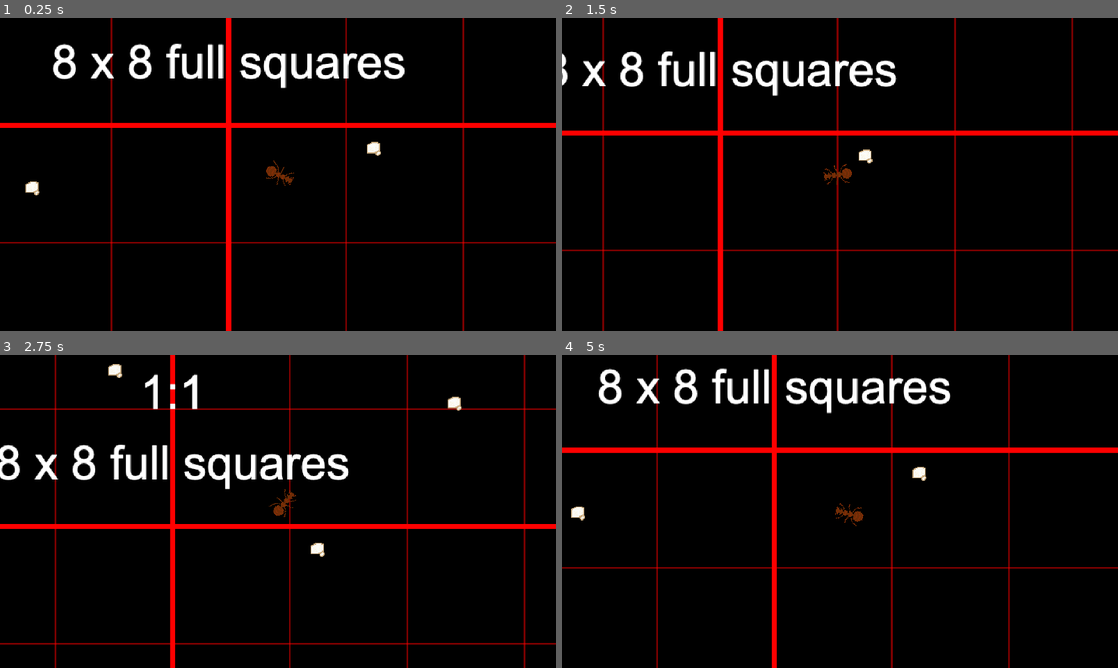
Above: before the commit, frames 1-4 (two rows, left to right).
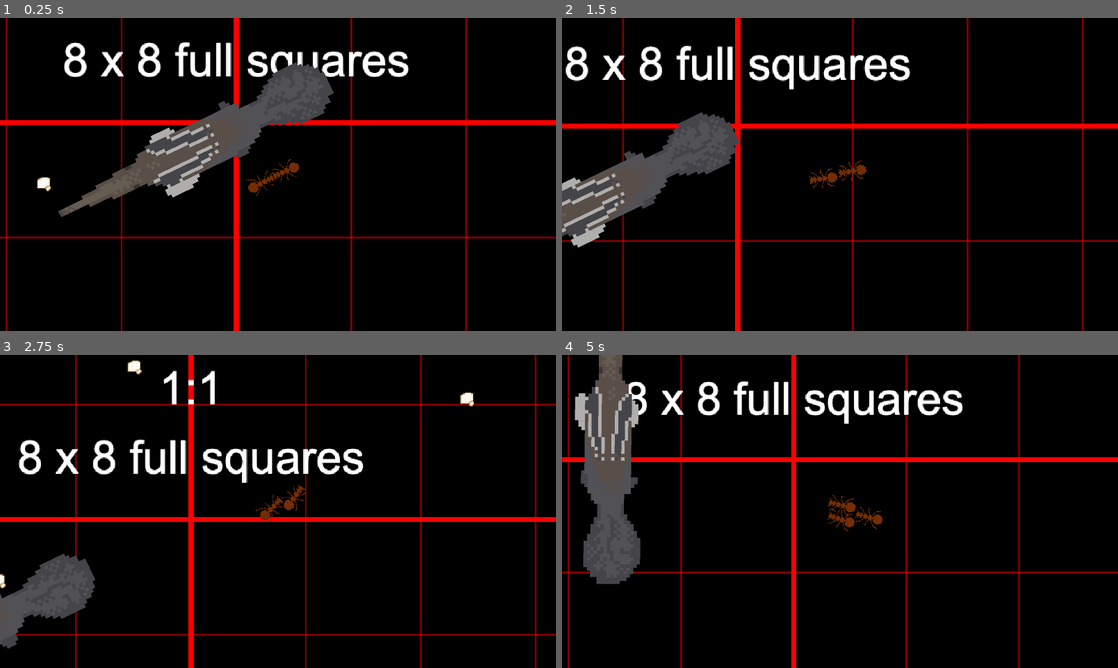
Above: after the commit, the same moments.

Repository: emilijaMarija/ants
Game: Godot game, scene res://game_scene.tscn
The game is run twice, just before and just after one commit, with the same random seed, the same clock (stepped at 60 frames per second) and the same inputs.
Inputs (mouse positions are in pixels of both pictures, inside the frame that each line leads up to):
- Up to frame 1 (0.25 s): no input
- Up to frame 2 (1.5 s): move the mouse to (962, 158) at 0.52 s; move the mouse to (728, 190) at 1.27 s
- Up to frame 3 (2.75 s): move the mouse to (333, 442) at 2.02 s
- Up to frame 4 (5 s): move the mouse to (812, 574) at 2.77 s; move the mouse to (1006, 558) at 3.52 s; move the mouse to (673, 464) at 4.27 s

The runs differ from the first frame. In frame 1, 18% of the frame differs, in the area x 0-100%, y 0-100%; in frame 2, 18%; in frame 3, 18%; in frame 4, 18%.

Commit message:
initial anteater implementation

Diff:
--- /dev/null
+++ b/anteater/anteater.gd
@@ -0,0 +1,30 @@
+extends CharacterBody2D
+
+@export_group("Ant eater options")
+@export var path: NodePath
+
+@onready var _anim = $AnimatedSprite2D
+
+var patrol_points
+var patrol_index = 0
+
+const move_speed = 100.0
+
+# Called when the node enters the scene tree for the first time.
+func _ready() -> void:
+	_anim.play()
+	patrol_points = get_node(path).curve.get_baked_points()
+
+
+# Called every frame. 'delta' is the elapsed time since the previous frame.
+func _process(delta: float) -> void:
+	pass
+
+func _physics_process(delta: float):
+	var target = patrol_points[patrol_index]
+	if position.distance_to(target) < 1:
+		patrol_index = wrapi(patrol_index + 1, 0, patrol_points.size())
+		target = patrol_points[patrol_index]
+	velocity = (target - position).normalized() * move_speed
+	rotation = velocity.angle() + deg_to_rad(90)
+	move_and_slide()
--- /dev/null
+++ b/anteater/anteater.tscn
@@ -0,0 +1,51 @@
+[gd_scene load_steps=10 format=3 uid="uid://7d6bwmfcr17c"]
+
+[ext_resource type="Script" path="res://anteater/anteater.gd" id="1_5buyl"]
+[ext_resource type="Texture2D" uid="uid://d3i2uv1aotuc5" path="res://assets/anteater_walk/anteater_walking1.png" id="1_o3uy1"]
+[ext_resource type="Texture2D" uid="uid://d1dkfq0ownb" path="res://assets/anteater_walk/anteater_walking2.png" id="2_g6p0p"]
+[ext_resource type="Texture2D" uid="uid://cpyu2ok2g5024" path="res://assets/anteater_walk/anteater_walking3.png" id="3_vvqks"]
+[ext_resource type="Texture2D" uid="uid://bdct3lsoxf18v" path="res://assets/anteater_walk/anteater_walking4.png" id="4_3f852"]
+[ext_resource type="Texture2D" uid="uid://bhfp2k4g5wgg4" path="res://assets/anteater_walk/anteater_walking5.png" id="5_38gwj"]
+[ext_resource type="Texture2D" uid="uid://svqeck6g7n4a" path="res://assets/anteater_walk/anteater_walking6.png" id="6_wtluh"]
+
+[sub_resource type="SpriteFrames" id="SpriteFrames_2je6i"]
+animations = [{
+"frames": [{
+"duration": 1.0,
+"texture": ExtResource("1_o3uy1")
+}, {
+"duration": 1.0,
+"texture": ExtResource("2_g6p0p")
+}, {
+"duration": 1.0,
+"texture": ExtResource("3_vvqks")
+}, {
+"duration": 1.0,
+"texture": ExtResource("4_3f852")
+}, {
+"duration": 1.0,
+"texture": ExtResource("5_38gwj")
+}, {
+"duration": 1.0,
+"texture": ExtResource("6_wtluh")
+}],
+"loop": true,
+"name": &"default",
+"speed": 5.0
+}]
+
+[sub_resource type="CapsuleShape2D" id="CapsuleShape2D_y8a68"]
+radius = 20.67
+height = 328.67
+
+[node name="Anteater" type="CharacterBody2D"]
+script = ExtResource("1_5buyl")
+
+[node name="AnimatedSprite2D" type="AnimatedSprite2D" parent="."]
+rotation = 1.5708
+sprite_frames = SubResource("SpriteFrames_2je6i")
+frame_progress = 0.380455
+
+[node name="CollisionShape2D" type="CollisionShape2D" parent="."]
+rotation = -0.000188623
+shape = SubResource("CapsuleShape2D_y8a68")
--- a/game_scene.tscn
+++ b/game_scene.tscn
@@ -1,12 +1,19 @@
-[gd_scene load_steps=6 format=3 uid="uid://d3oi38i7201mq"]
+[gd_scene load_steps=8 format=3 uid="uid://d3oi38i7201mq"]
 
 [ext_resource type="Script" path="res://game_scene.gd" id="1_7dbf0"]
 [ext_resource type="PackedScene" uid="uid://b2526ml0jylg3" path="res://ant/ant.tscn" id="1_o4o3v"]
 [ext_resource type="PackedScene" uid="uid://d180hlq7afle8" path="res://sugar/sugar.tscn" id="2_aq5n8"]
 [ext_resource type="TileSet" uid="uid://cboac0mp26dc0" path="res://assets/map/new_tile_set.tres" id="4_w86bm"]
+[ext_resource type="PackedScene" uid="uid://7d6bwmfcr17c" path="res://anteater/anteater.tscn" id="5_lh8r2"]
 
 [sub_resource type="RectangleShape2D" id="RectangleShape2D_ecujj"]
 size = Vector2(800, 1968)
+
+[sub_resource type="Curve2D" id="Curve2D_17l14"]
+_data = {
+"points": PackedVector2Array(-166.777, 169.051, 166.777, -169.051, -356, 92, -109.163, 78.0818, 109.163, -78.0818, -240, -266, -108.405, -66.7106, 108.405, 66.7106, 225, -307, 76.5656, -109.921, -76.5656, 109.921, 344, 147, 125.841, -18.9519, -125.841, 18.9519, 170, 476, 81.8721, 109.921, -81.8721, -109.921, -121, 403, 104.614, 56.0976, -104.614, -56.0976, -393, 452, 19.71, -47.7588, -19.71, 47.7588, -475, 287, 0, 0, 0, 0, -356, 92)
+}
+point_count = 9
 
 [node name="Root" type="Node2D"]
 script = ExtResource("1_7dbf0")
@@ -16,6 +23,9 @@
 [node name="TileMapLayer" type="TileMapLayer" parent="."]
 tile_map_data = PackedByteArray(0, 0, 252, 255, 252, 255, 0, 0, 0, 0, 0, 0, 0, 0, 252, 255, 63, 0, 0, 0, 0, 0, 0, 0, 0, 0)
 tile_set = ExtResource("4_w86bm")
+
+[node name="Anteater" parent="." instance=ExtResource("5_lh8r2")]
+path = NodePath("../Path2D")
 
 [node name="Camera2D" type="Camera2D" parent="."]
 zoom = Vector2(3, 3)
@@ -40,3 +50,6 @@
 [node name="Sugar spawn timer" type="Timer" parent="."]
 wait_time = 3.0
 autostart = true
+
+[node name="Path2D" type="Path2D" parent="."]
+curve = SubResource("Curve2D_17l14")
